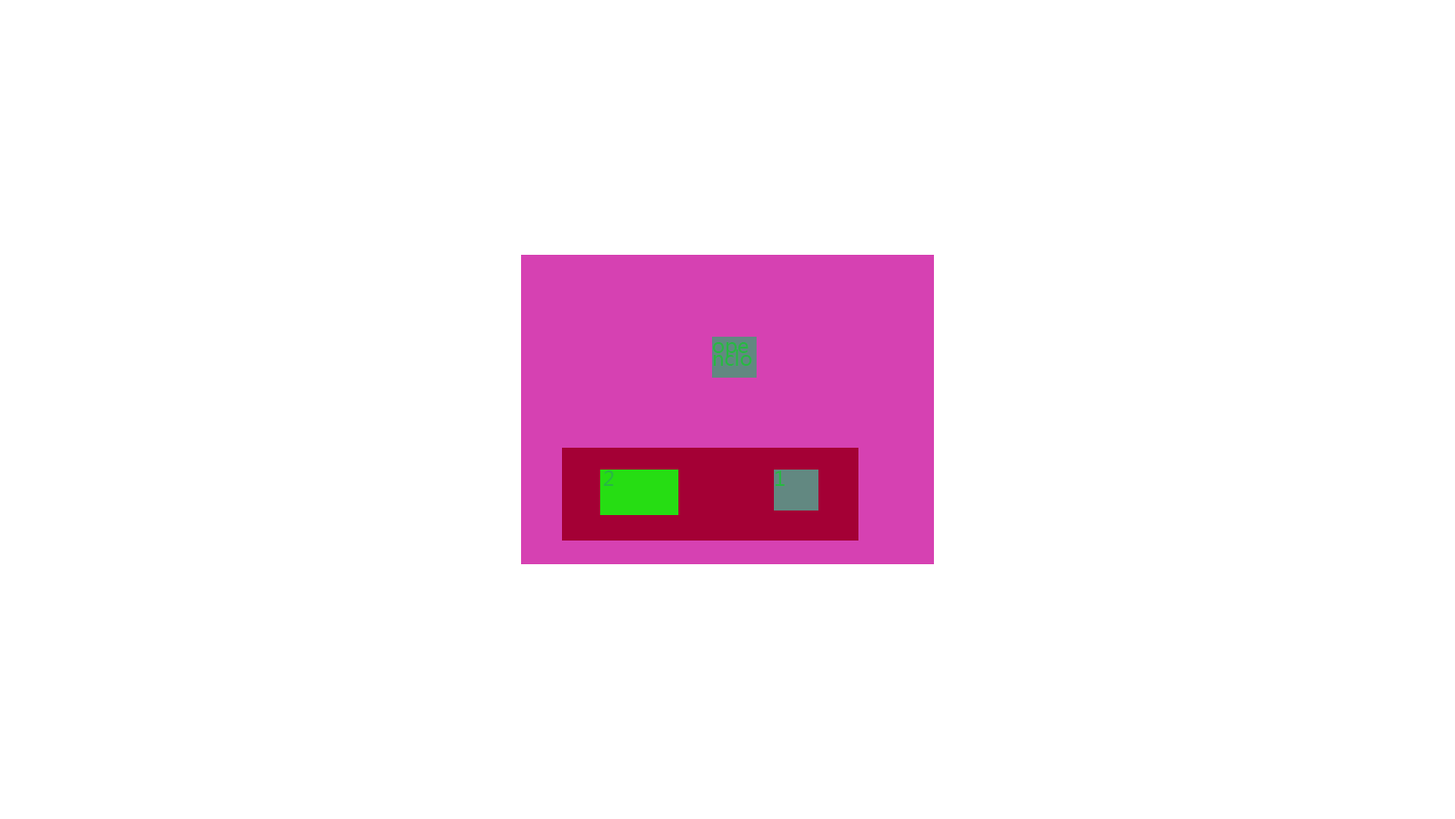
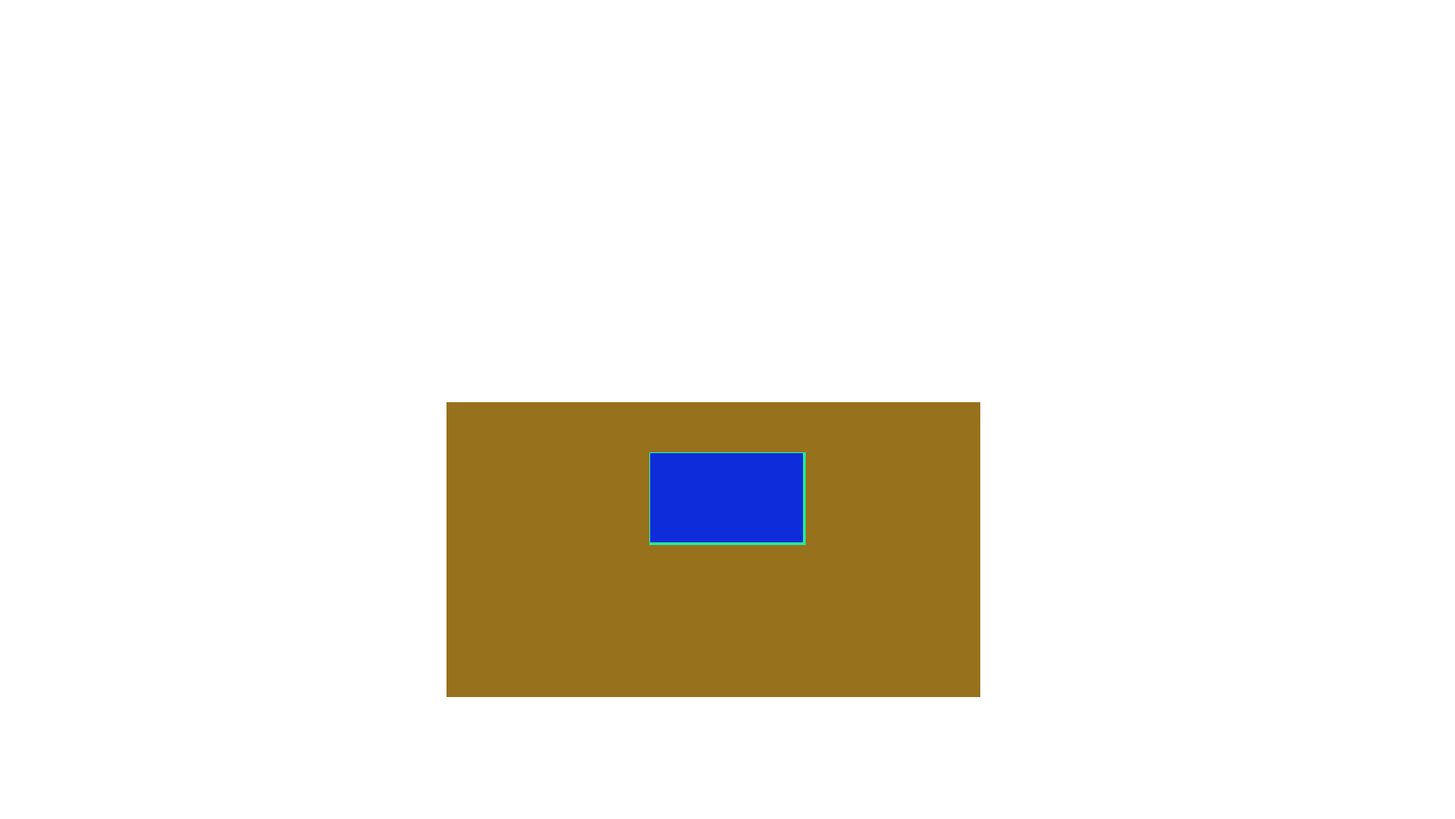
Layered file, before and after one edit (w=1455, h=819). Changes by layer:
removed layer "closeTitle" (1st of 3, in "ToggleTemp@Panel" › "swetch@Toggle") from group "swetch@Toggle" over [713, 342, 753, 366]
removed layer "background" (1st of 4, in "ToggleTemp@Panel" › "swetch@Toggle") from group "swetch@Toggle" over [712, 336, 757, 378]
removed layer "mask" (1st of 3, in "ToggleTemp@Panel" › "swetch@Toggle") from group "swetch@Toggle" over [712, 336, 757, 378]
removed group "contentBody" (9 layers) from group "ToggleTemp@Panel" over [562, 447, 859, 541]
removed group "swetch1@Toggle" (3 layers) from group "contentBody" over [774, 469, 819, 511]
removed layer "closeTitle" (2nd of 3, in "ToggleTemp@Panel" › "contentBody" › "swetch1@Toggle") from group "swetch1@Toggle" over [774, 470, 785, 486]
removed layer "background" (2nd of 4, in "ToggleTemp@Panel" › "contentBody" › "swetch1@Toggle") from group "swetch1@Toggle" over [774, 469, 819, 511]
removed layer "mask" (2nd of 3, in "ToggleTemp@Panel" › "contentBody" › "swetch1@Toggle") from group "swetch1@Toggle" over [774, 469, 819, 511]
removed group "swetch2@Toggle" (3 layers) from group "contentBody" over [598, 467, 679, 515]
removed layer "mask" (3rd of 3, in "ToggleTemp@Panel" › "contentBody" › "swetch2@Toggle") from group "swetch2@Toggle" over [600, 469, 679, 515]
removed layer "background" (3rd of 4, in "ToggleTemp@Panel" › "contentBody" › "swetch2@Toggle") from group "swetch2@Toggle" over [598, 467, 677, 514]
removed layer "@Size" from group "contentBody" over [562, 447, 859, 541]
removed layer "background" (4th of 4, in "ToggleTemp@Panel") from group "ToggleTemp@Panel" over [521, 254, 935, 564]
added layer "m_switch" in group "switch@Toggle" over [650, 452, 804, 543]
added layer "b_swtich" in group "switch@Toggle" over [649, 452, 806, 545]
added layer "Tog" in group "switch@Toggle" over [703, 466, 740, 487]
added layer "b_back" in group "ToggleTemp@Panel" over [446, 402, 981, 697]
…and 1 more changes (1 removed)
